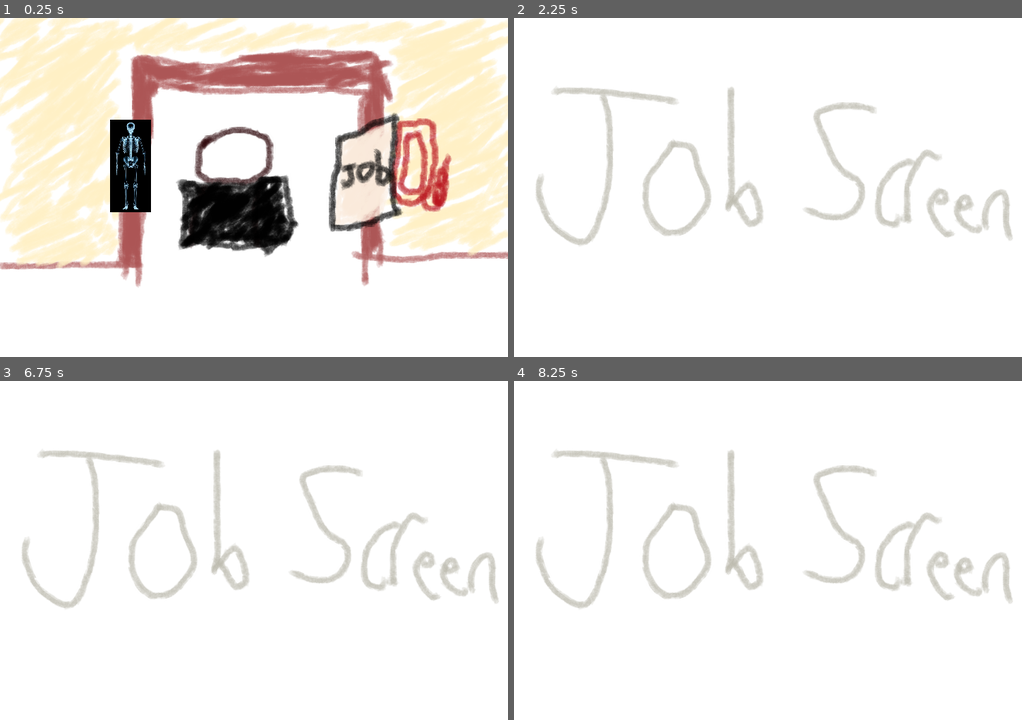
Above: before the commit, frames 1-4 (two rows, left to right).
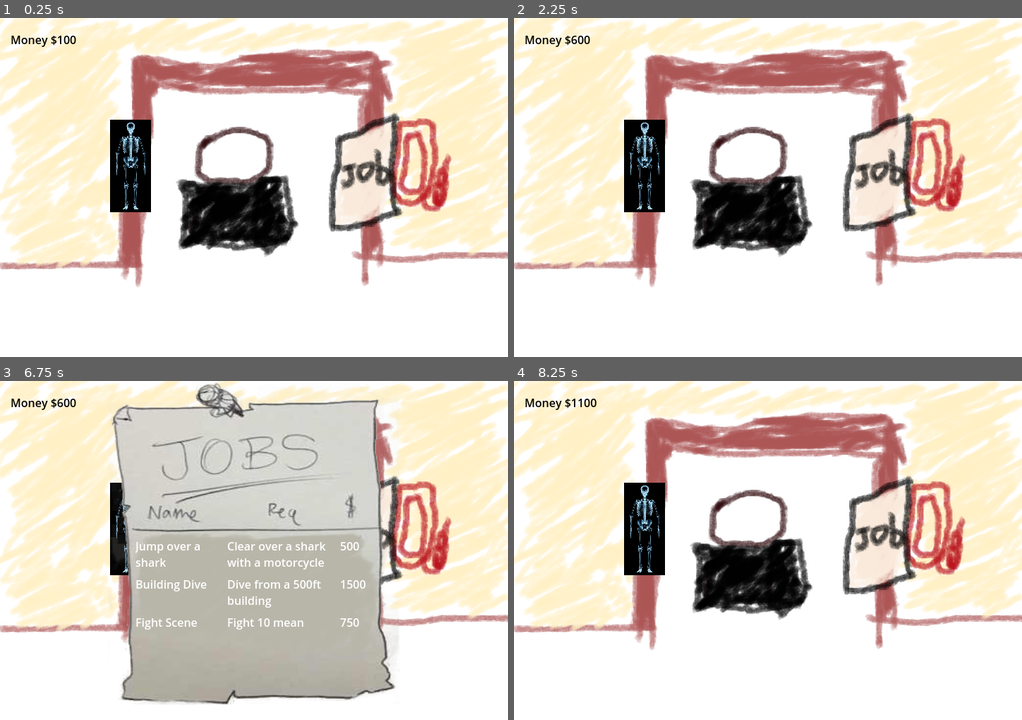
Above: after the commit, the same moments.

Repository: davis-trem/Stunt-Game
Game: Godot game, scene res://bedroom.tscn
The game is run twice, just before and just after one commit, with the same random seed, the same clock (stepped at 60 frames per second) and the same inputs.
Inputs (mouse positions are in pixels of both pictures, inside the frame that each line leads up to):
- Up to frame 1 (0.25 s): no input
- Up to frame 2 (2.25 s): tap Enter at 0.5, 2 s; move the mouse to (879, 177) at 0.52 s; click (879, 177) at 0.67 s; tap Space at 1.25 s; move the mouse to (768, 190) at 1.27 s; click (768, 190) at 1.42 s; move the mouse to (818, 112) at 2.02 s; click (818, 112) at 2.17 s
- Up to frame 3 (6.75 s): tap Space at 2.75, 4.25 s; move the mouse to (228, 618) at 2.77 s; click (228, 618) at 2.92 s; tap Enter at 3.5 s; move the mouse to (406, 601) at 3.52 s; click (406, 601) at 3.67 s; move the mouse to (101, 499) at 4.27 s; click (101, 499) at 4.42 s; move the mouse to (279, 550) at 5.02 s; click (279, 550) at 5.17 s; move the mouse to (177, 465) at 5.77 s; click (177, 465) at 5.92 s; move the mouse to (365, 533) at 6.52 s; click (365, 533) at 6.67 s
- Up to frame 4 (8.25 s): move the mouse to (666, 567) at 7.27 s; click (666, 567) at 7.42 s; move the mouse to (818, 475) at 8.02 s; click (818, 475) at 8.17 s

The runs differ from the first frame. In frame 1, 0.2% of the frame differs, in the area x 2-15%, y 5-9%; in frame 2, 50%; in frame 3, 74%, in the area x 0-100%, y 0-96%; in frame 4, 50%.

Commit message:
Add game state and scene transistion methods

Diff:
--- a/Job.tscn
+++ b/Job.tscn
@@ -10,3 +10,5 @@
 offset_right = 40.0
 offset_bottom = 40.0
 texture = ExtResource("1_65ne7")
+
+[connection signal="gui_input" from="TextureRect" to="." method="_on_texture_rect_gui_input"]
--- /dev/null
+++ b/bedroom.gd
@@ -0,0 +1,10 @@
+extends Node
+
+# Called when the node enters the scene tree for the first time.
+func _ready():
+	self.get_node("HUD").get_node("MoneyAmount").text = "Money $" + str(GameState.money)
+
+
+# Called every frame. 'delta' is the elapsed time since the previous frame.
+func _process(delta):
+	pass
--- a/bedroom.tscn
+++ b/bedroom.tscn
@@ -1,6 +1,7 @@
-[gd_scene load_steps=9 format=3 uid="uid://dsy4qpe84qra6"]
+[gd_scene load_steps=10 format=3 uid="uid://dsy4qpe84qra6"]
 
 [ext_resource type="Texture2D" uid="uid://cx0bse1msnw7i" path="res://backgrounds/bedroom.png" id="1_k0rhj"]
+[ext_resource type="Script" path="res://bedroom.gd" id="1_kfjph"]
 [ext_resource type="Texture2D" uid="uid://bnvbncn50e7bu" path="res://items/skeleton.png" id="2_gtmk3"]
 [ext_resource type="Script" path="res://scripts/JobBoard.gd" id="3_ccm43"]
 [ext_resource type="Texture2D" uid="uid://cy2yqy6m3r4en" path="res://items/JobList.png" id="3_cyar6"]
@@ -14,6 +15,7 @@
 size = Vector2(89, 152)
 
 [node name="Bedroom" type="Node"]
+script = ExtResource("1_kfjph")
 
 [node name="BedroomBG" type="TextureRect" parent="."]
 anchors_preset = 15
@@ -83,4 +85,19 @@
 offset_bottom = 220.907
 script = ExtResource("4_6es82")
 
+[node name="HUD" type="CanvasLayer" parent="."]
+
+[node name="MoneyAmount" type="Label" parent="HUD"]
+anchors_preset = -1
+anchor_left = 0.021
+anchor_top = 0.04
+anchor_right = 0.021
+anchor_bottom = 0.04
+offset_left = -0.120001
+offset_top = -0.200001
+offset_right = 141.88
+offset_bottom = 33.8
+theme_override_colors/font_color = Color(0, 0, 0, 1)
+text = "Money: $0"
+
 [connection signal="input_event" from="JobBoard" to="JobBoard" method="_on_input_event"]
--- a/project.godot
+++ b/project.godot
@@ -15,6 +15,10 @@
 config/features=PackedStringArray("4.2", "GL Compatibility")
 config/icon="res://icon.svg"
 
+[autoload]
+
+GameState="*res://scripts/GameState.gd"
+
 [display]
 
 window/size/viewport_width=720
--- /dev/null
+++ b/scripts/GameState.gd
@@ -0,0 +1,53 @@
+extends Node
+
+var money = 100
+var round = 1
+var health = {
+	"head" : 10,
+	"back": 10,
+	"legs": 10,
+	"arms": 10,
+	"torso":10,
+}
+var current_scene
+
+var job_list = [
+		{
+			"id": 1,
+			"job_title": "Jump over a shark",
+			"job_requirements": "Clear over a shark with a motorcycle",
+			"job_payout": 500,
+		},
+		{
+			"id": 2,
+			"job_title": "Building Dive",
+			"job_requirements": "Dive from a 500ft building",
+			"job_payout": 1500,
+		},
+		{
+			"id": 3,
+			"job_title": "Fight Scene",
+			"job_requirements": "Fight 10 mean",
+			"job_payout": 750,
+		},
+]
+func proceedToNextRound():
+	randomizeLifeEvents()
+	round += 1
+func scene_swapper(scene):
+	get_tree().root.remove_child(current_scene)
+	get_tree().root.add_child(scene)
+	current_scene.queue_free()
+	current_scene = scene
+
+func randomizeLifeEvents():
+	pass #A function to generate life events
+# Called when the node enters the scene tree for the first time.
+func _ready():
+	current_scene = get_node("/root/Bedroom")
+	pass # Replace with function body.
+
+
+# Called every frame. 'delta' is the elapsed time since the previous frame.
+func _process(delta):
+	pass
--- a/scripts/Job.gd
+++ b/scripts/Job.gd
@@ -1,19 +1,27 @@
 extends Node2D
 
-var job_id
-
-
+var job_idx
 
 # Called when the node enters the scene tree for the first time.
 func _ready():
-	generate_job(job_id)
+	generate_job(job_idx)
 
 
 # Called every frame. 'delta' is the elapsed time since the previous frame.
 func _process(delta):
 	pass
 
-func generate_job(job_id):
+func generate_job(job_idx):
 	#Add in function that searches for background and job settings based on ID
-	print(job_id)
+	print(job_idx)
 	pass
+
+#TEMP FUNCTION TO TEST PROCEEDING ROUNDS
+func _on_texture_rect_gui_input(event):
+	if  event is InputEventMouseButton and event.pressed and event.button_index == MOUSE_BUTTON_LEFT:
+		GameState.money += GameState.job_list[job_idx]["job_payout"]
+		print(GameState.round)
+		GameState.proceedToNextRound()
+		print(GameState.round)
+		var scene = preload("res://bedroom.tscn").instantiate()
+		GameState.scene_swapper(scene)
--- a/scripts/JobList.gd
+++ b/scripts/JobList.gd
@@ -1,36 +1,17 @@
 extends GridContainer
 
-var job_list = [
-		{
-			"id": 1,
-			"job_title": "Jump over a shark",
-			"job_requirements": "Clear over a shark with a motorcycle",
-			"job_payout": 500,
-		},
-		{
-			"id": 2,
-			"job_title": "Building Dive",
-			"job_requirements": "Dive from a 500ft building",
-			"job_payout": 1500,
-		},
-		{
-			"id": 3,
-			"job_title": "Fight Scene",
-			"job_requirements": "Fight 10 mean",
-			"job_payout": 750,
-		},
-]
 
 # Called when the node enters the scene tree for the first time.
 func _ready():
-	for job in job_list:
+	for i in GameState.job_list.size():
+		var job = GameState.job_list[i]
 		var scene = load("res://job_posting.tscn")
 		var instance = scene.instantiate()
 		instance.get_node("JobName").text = job["job_title"]
 		instance.get_node("JobRequest").text = job["job_requirements"]
 		instance.get_node("JobPayout").text = str(job["job_payout"])
 		instance.name = "jobposting_" + str(job["id"])
-		instance.job_id = job["id"]
+		instance.job_idx = i
 		add_child(instance)
 
 
--- a/scripts/job_posting.gd
+++ b/scripts/job_posting.gd
@@ -1,6 +1,6 @@
 extends GridContainer
 
-var job_id
+var job_idx
 
 # Called when the node enters the scene tree for the first time.
 func _ready():
@@ -15,6 +15,5 @@
 func _gui_input(event):
 	if  event is InputEventMouseButton and event.pressed and event.button_index == MOUSE_BUTTON_LEFT:
 		var scene = preload("res://Job.tscn").instantiate()
-		scene.job_id = job_id
-		get_tree().root.add_child(scene)
-		get_node("/root/Bedroom").free()
+		scene.job_idx = job_idx
+		GameState.scene_swapper(scene)
